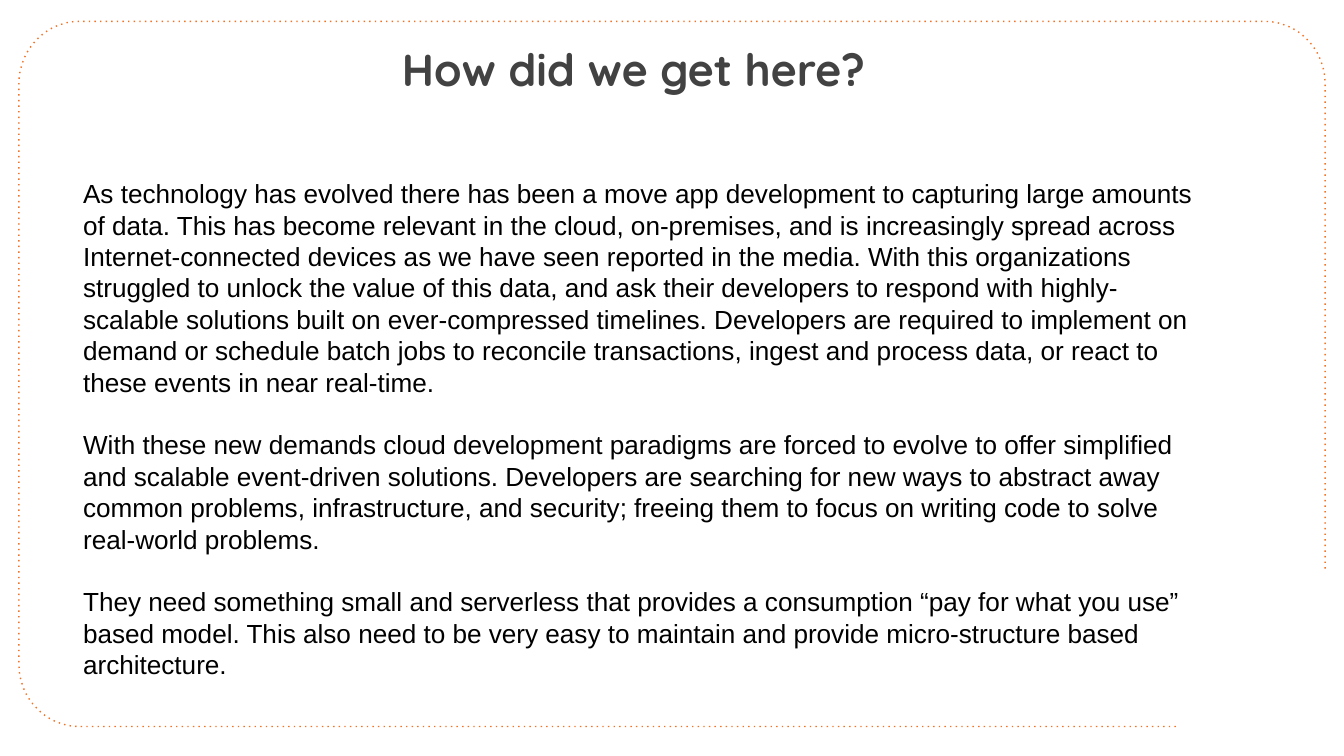
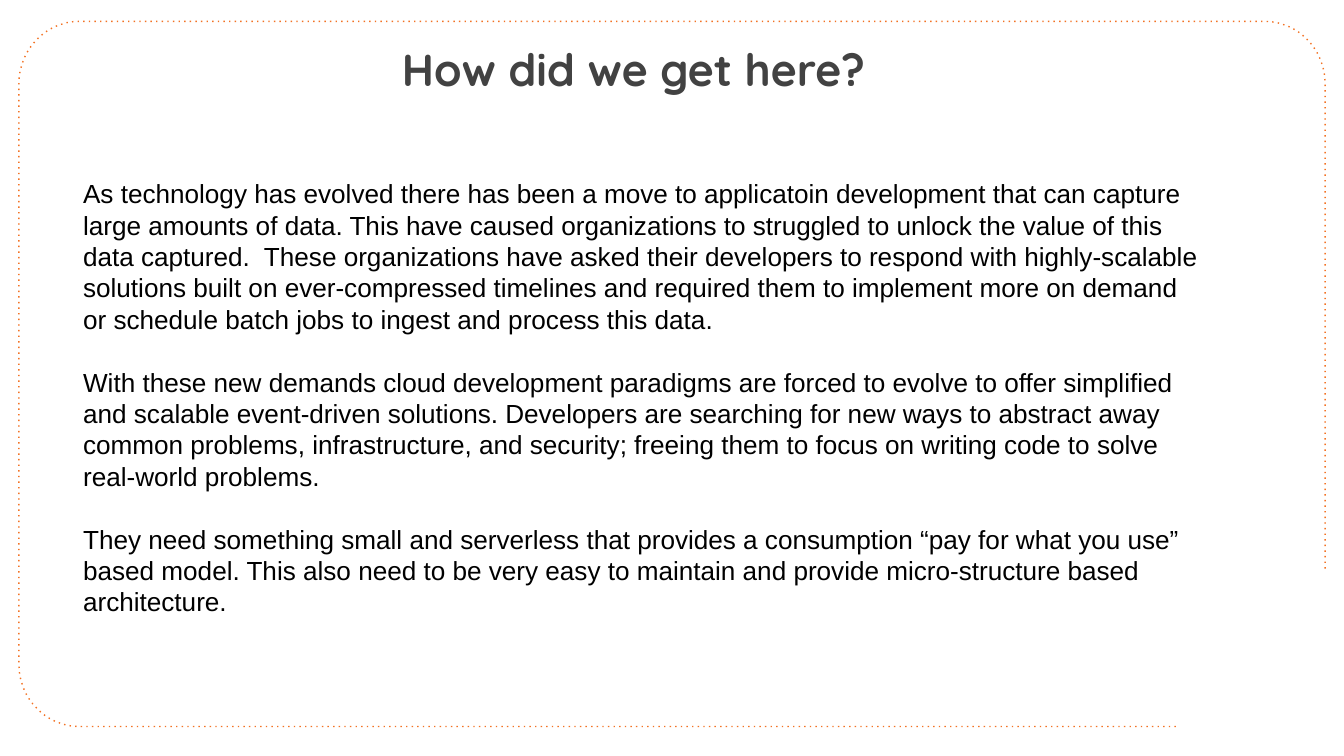
Before and after one commit to CloudSpecOps/Serverless-Architectures-with-Azure, a slide deck: slide 7 of Session Presentation/Azure-Serverless-Architecture-Session-Day-1.pptx. Drawn at 1344x756 pixels with LibreOffice and Linux fonts; fonts in the diff are those of the drawing; background and template pictures are left out. Boxes give left, top, right and bottom in pixels: in the first picture for what was removed or moved away, otherwise in the second. Text is boxed around its words. In the diff, an @@ line names an element or a change of style, - is before the commit and + after.

```diff
--- a/Session Presentation/Azure-Serverless-Architecture-Session-Day-1.pptx
+++ b/Session Presentation/Azure-Serverless-Architecture-Session-Day-1.pptx
@@ text at (83, 184, 1197, 335): text changed @@
-As technology has evolved there has been a move app development to capturing large amounts of data. This has become relevant in the cloud, on-premises, and is increasingly spread across Internet-connected devices as we have seen reported in the media. With this organizations struggled to unlock the value of this data, and ask their developers to respond with highly-scalable solutions built on ever-compressed timelines. Developers are required to implement on demand or schedule batch jobs to reconcile transactions, ingest and process data, or react to these events in near real-time.
+As technology has evolved there has been a move to applicatoin development that can capture large amounts of data. This have caused organizations to struggled to unlock the value of this data captured. These organizations have asked their developers to respond with highly-scalable solutions built on ever-compressed timelines and required them to implement more on demand or schedule batch jobs to ingest and process this data.
```
Also in this commit, not shown: 7 other slides changed, 1 slide added.
